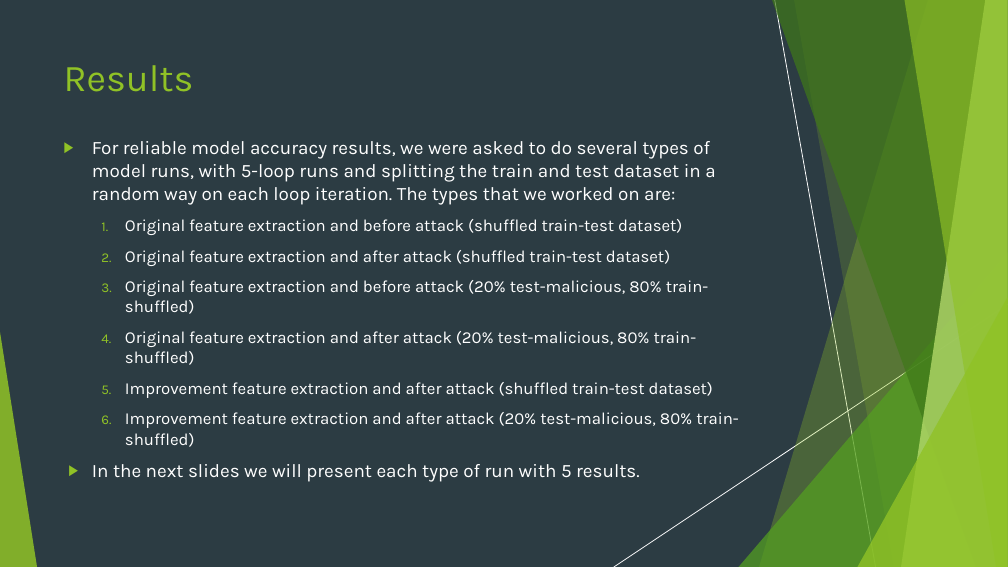
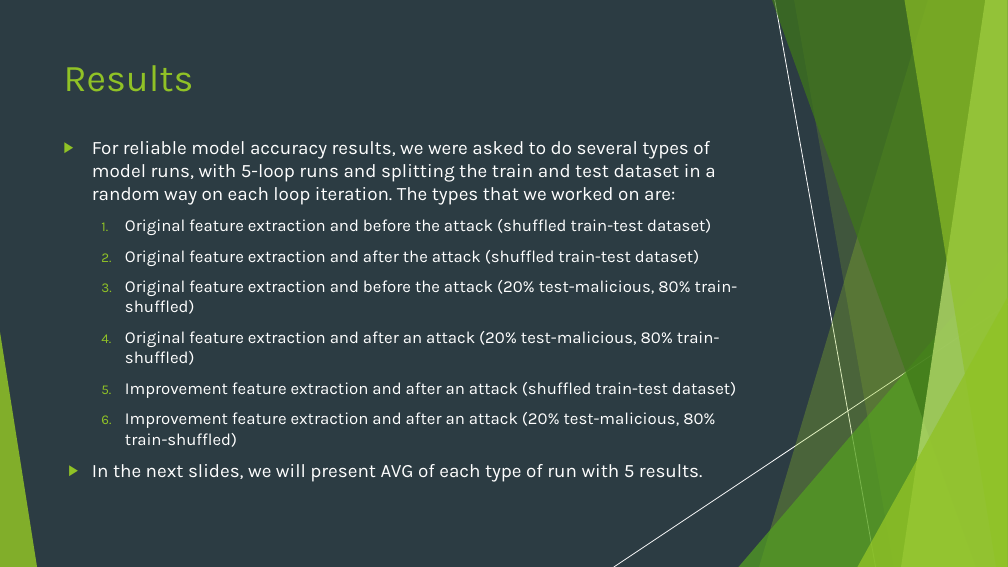
Before and after one commit to nivtal9/Sec-SVM-Final-Project, a slide deck: slide 12 of Sec-svm-demonstration.pptx. Drawn at 1008x567 pixels with LibreOffice and Linux fonts; fonts in the diff are those of the drawing. Boxes give left, top, right and bottom in pixels: in the first picture for what was removed or moved away, otherwise in the second. Text is boxed around its words. In the diff, an @@ line names an element or a change of style, - is before the commit and + after.

```diff
--- a/Sec-svm-demonstration.pptx
+++ b/Sec-svm-demonstration.pptx
@@ text at (92, 219, 738, 482): text changed @@
-  1. Original feature extraction and before attack (shuffled train-test dataset)
-  2. Original feature extraction and after attack (shuffled train-test dataset)
-  3. Original feature extraction and before attack (20% test-malicious, 80% train-shuffled)
-  4. Original feature extraction and after attack (20% test-malicious, 80% train-shuffled)
-  5. Improvement feature extraction and after attack (shuffled train-test dataset)
-  6. Improvement feature extraction and after attack (20% test-malicious, 80% train-shuffled)
-▶ In the next slides we will present each type of run with 5 results.
+  1. Original feature extraction and before the attack (shuffled train-test dataset)
+  2. Original feature extraction and after the attack (shuffled train-test dataset)
+  3. Original feature extraction and before the attack (20% test-malicious, 80% train-shuffled)
+  4. Original feature extraction and after an attack (20% test-malicious, 80% train-shuffled)
+  5. Improvement feature extraction and after an attack (shuffled train-test dataset)
+  6. Improvement feature extraction and after an attack (20% test-malicious, 80% train-shuffled)
+▶ In the next slides, we will present AVG of each type of run with 5 results.
```
Also in this commit, not shown: 13 other slides changed, 5 slides removed.
